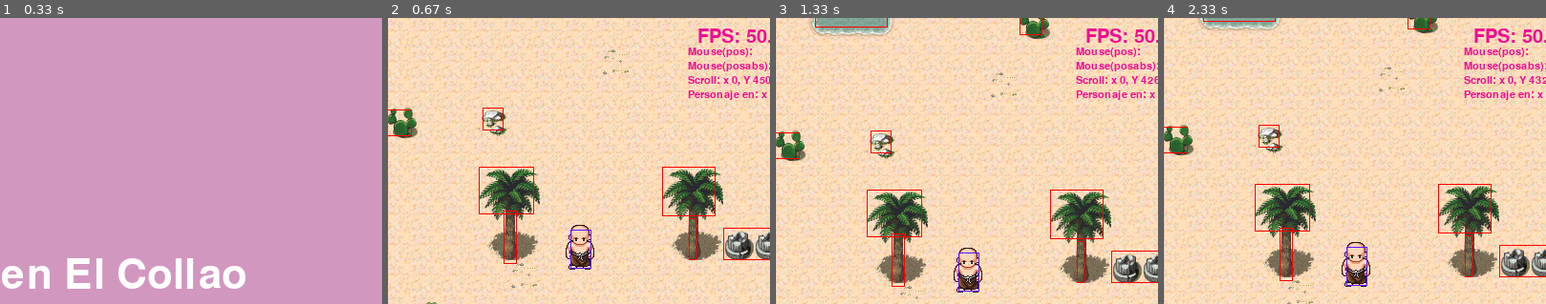
Above: before the commit, frames 1-4 (left to right).
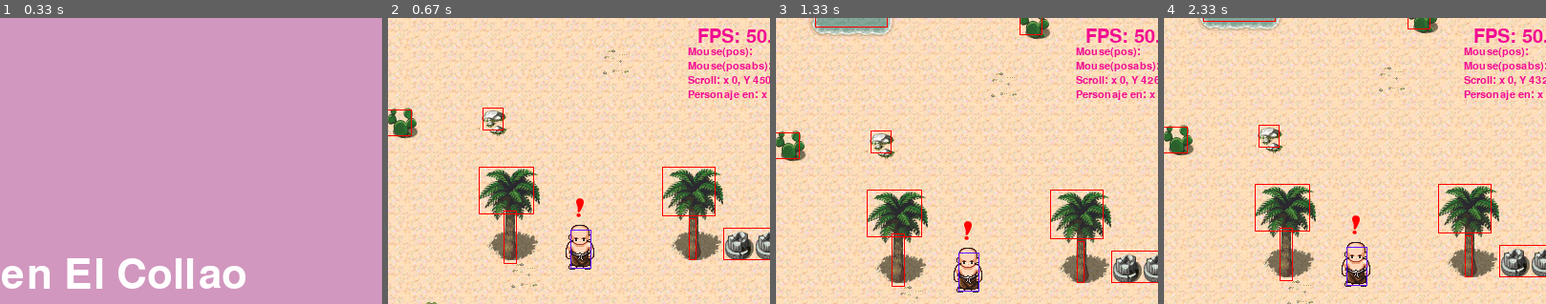
Above: after the commit, the same moments.

Repository: BigfooTsp/Pygame.Cris
Game: pygame game, started from juego.py
The game is run twice, just before and just after one commit, with the same random seed, the same clock (stepped at 60 frames per second) and the same inputs.
Inputs (mouse positions are % of the whole screen's width and height, from its top left):
- Up to frame 1 (0.33 s): no input
- Up to frame 2 (0.67 s): hold Right from 0.33 s (still down); move the mouse to (46, 54) at 0.37 s
- Up to frame 3 (1.33 s): release Right at 0.8 s; hold Up 0.83-1.13 s; move the mouse to (82, 47) at 0.87 s; hold Right from 1.17 s (still down); move the mouse to (26, 51) at 1.2 s
- Up to frame 4 (2.33 s): release Right at 1.63 s; hold Left 1.67-2.2 s; move the mouse to (19, 35) at 1.7 s; hold Down from 2.23 s (still down); move the mouse to (65, 15) at 2.27 s
The pictures show only the part of the screen within x 40-90%, y 0-50%; the shares and areas given below are measured in that part.

Frame 1 is identical in both runs. In frame 2, less than 0.1% of the frame differs, in the area x 49-52%, y 63-70%; in frame 3, less than 0.1%; in frame 4, less than 0.1%.

Commit message:
Se añade capacidad a los elementos de expresar iconos

Diff:
--- a/elementos.py
+++ b/elementos.py
@@ -30,6 +30,12 @@
         self.nextaction     = False         # Indica la siguiente posición.
         self.nextpos        = self.map_pos
         self.conducta       = Conducta()
+
+        # Expresiones:
+        self.expresion      = False         # Indica si hay una expresión (bocadillo) sobre el elemento.
+        self.exp_exclamacion = pygame.image.load('utilidades/imagenes/exclamacion.png')
+        self.exp_exclamacion.convert_alpha()
+
         self.test           = ['']          # lista con los mensajes para el modo test:
         self.genera_sprite(nombre, rect)          # A partir de su tileset y spriteinfo.
 
@@ -72,11 +78,18 @@
     ############# - Acciones del elemento#.  ################
     #########################################################
 
-    def expresa(self, texto, icono=False):
-        ''' Bocadillo sobre el sprite que dice algo o
-        muestra un icono, estado, etc... Puede que esté
-        acompañado de un sonido.'''
-        None
+    def expresa(self, icono=False, stop=False):
+        ''' Bocadillo sobre el sprite que dice algo o muestra un icono, estado, etc...
+        Podría estar acompañado de un sonido.'''
+        if stop:
+            self.expresion == False
+            return
+        elif self.expresion == False:
+            self.expresion = True
+        if icono == 'exclamacion':
+            self.expresion_image = self.exp_exclamacion
+        else:
+            print ('... Expresión de elemento %s no encontrada'%(self.nombre))
 
 
     #########################################################
@@ -143,9 +156,12 @@
         # Dibujamos el tile correspondiente de Cris.
         posicion = (self.scroll_pos[0]-self.offset[0], self.scroll_pos[1]-self.offset[1])
         surface.blit(self.image, posicion)
-        # [.] pintar rectcol
-
-        # añadir expresión
+
+        # Dibujamos si el elemento está expresando algo.
+        if self.expresion:
+            exp_rect = self.expresion_image.get_rect()
+            exp_rect.midbottom = (posicion[0] + (self.rect.w // 2) , posicion[1] + 7 )
+            surface.blit(self.expresion_image, exp_rect.topleft)
 
 
 
--- a/gamemanager/states/CollaoState.py
+++ b/gamemanager/states/CollaoState.py
@@ -8,14 +8,6 @@
 	''' Clase básica de State de la que heredarán el resto de pantallas
 	y que dirige una fase del juego '''
 
-
-	#----------------------------------------------------
-	# Tareas:
-		# [x] Añadir mapa y personajes.
-		# [x] Configurando handle events para cambiar nextaction del personaje.
-		# configurar colisiones.
-		# configurar eventos.
-	#----------------------------------------------------
 
 	def __init__(self, parent):
 		print ('....instanciando pantalla CollaoState...')
@@ -102,7 +94,7 @@
 	def update(self):
 		''' Actualiza el juego en función de los eventos.'''
         #------------------------------------------------
-		# -0- Si no está en pausa:
+		# -0- Repasa estado de misiones.
 		# -1- Detecta colisiones y las manda gestionar si las hay
 		# 		- paralelo a handleEvents. (x.nextaction, x.nextpos)
 		# 		- Gestiona nuevo evento por colisión, si se requiere, que deriva en
@@ -125,6 +117,7 @@
 		# -7- [.]?? Cuando finalice la pantalla se actualizará parent.player
         #------------------------------------------------
 
+		self.control_misiones()
 		self.colisiones(self.grupoelementos.intercolision())
 		self.grupoelementos.update()
 		focus = self.grupoelementos.focus()
@@ -158,6 +151,28 @@
 			self.parent.pushState(self.parent._pausa)
 
 
+
+	def draw(self):
+		''' Dibuja el juego '''
+
+		self.parent.screen.blit(self.parent.background, (0,0))
+
+		l=0
+		for layer in self._mapa._mapatiles:
+		    for f in range(self.camara.inicial[0], self.camara.lim_bottom[0]+1):
+		        for c in range(self.camara.inicial[1], self.camara.lim_right[1]+1):
+		        	self.parent.screen.blit(self._mapa._mapatiles[l][f][c], self.camara.plot(f, c))
+		    l += 1
+
+		for element in self.grupoelementos.elements.values():
+		    element.dibujar(self.parent.screen)
+
+
+	########################################################
+	#### GESTIÓN DE COLISIONES Y EVENTOS DE LA PANTALLA ####
+	########################################################
+
+
 	def colisiones(self, colisiones=False):
 		''' Gestiona las colsiones que tienen evento. '''
 
@@ -172,33 +187,28 @@
 			self.test[0].append('!COLISIONES:')
 
 
-	def draw(self):
-		''' Dibuja el juego '''
-
-		self.parent.screen.blit(self.parent.background, (0,0))
-
-		l=0
-		for layer in self._mapa._mapatiles:
-		    for f in range(self.camara.inicial[0], self.camara.lim_bottom[0]+1):
-		        for c in range(self.camara.inicial[1], self.camara.lim_right[1]+1):
-		        	self.parent.screen.blit(self._mapa._mapatiles[l][f][c], self.camara.plot(f, c))
-		    l += 1
-
-		for element in self.grupoelementos.elements.values():
-		    element.dibujar(self.parent.screen)
-
-
-	########################################################
-	#### GESTIÓN DE COLISIONES Y EVENTOS DE LA PANTALLA ####
-	########################################################
-
-
-	def MisionesState (self):
+	def control_misiones (self):
 		''' Gestiona las misiones activas y el estado de la pantalla en general '''
-		None
-
-	def Mision1 (self):
+		self._misionPiti = True
+
+		if self._misionPiti:
+			self.misionPiti()
+
+
+
+	def misionPiti (self):
 		''' Misión 1 de la pantalla.'''
-		None
+
+		# El personaje Piti expresa una exclamación. (fase=1)
+		# Cuando Cris colisiona con Piti, se inicia menú para conversar.
+		# conversan y este le manda al internado. (fase=2)
+
+		fase = 1
+
+		if fase == 1:
+			self.grupoelementos.elements['Piti'].expresa(icono='exclamacion')
+
+		elif fase == 2:
+			self.grupoelementos.elements['Piti'].expresa(stop=True)
 
 	# Definir las actuaciones de personajes. es posible que desde update y con un reloj
Binary file added: utilidades/imagenes/exclamacion.png
